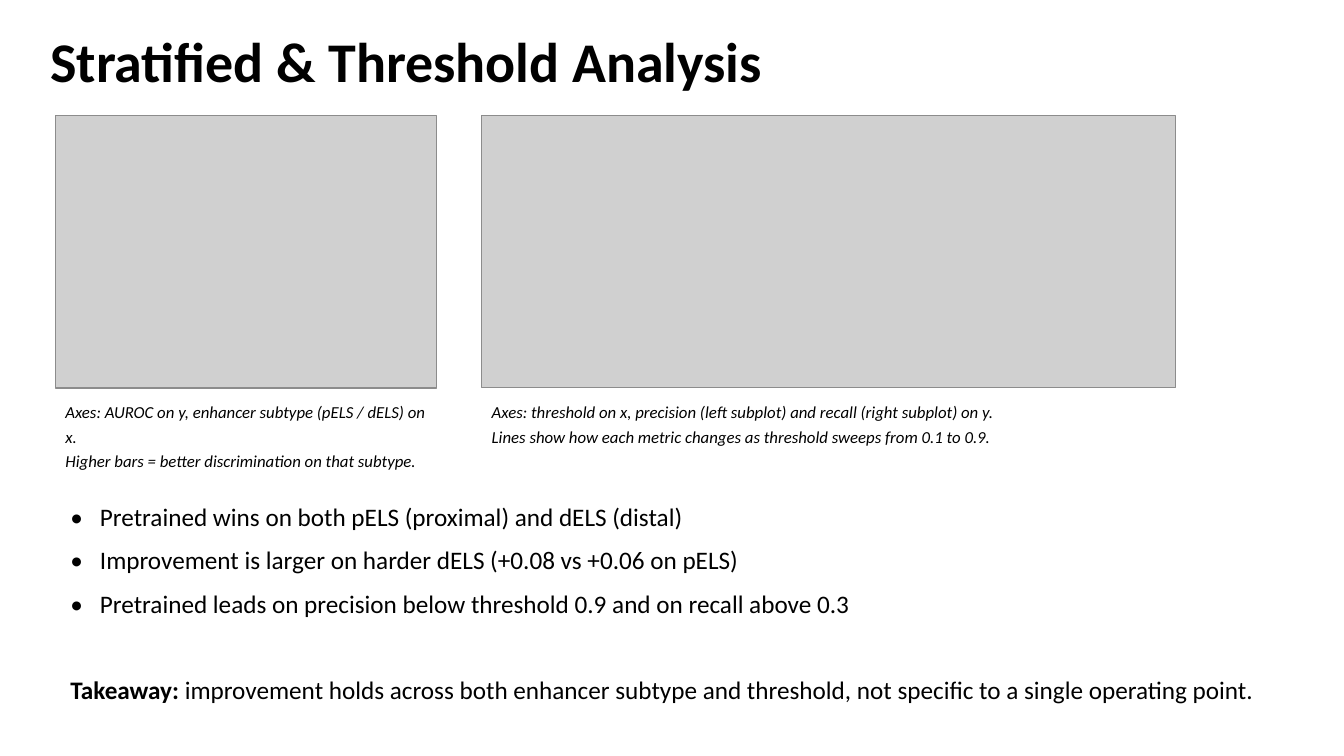
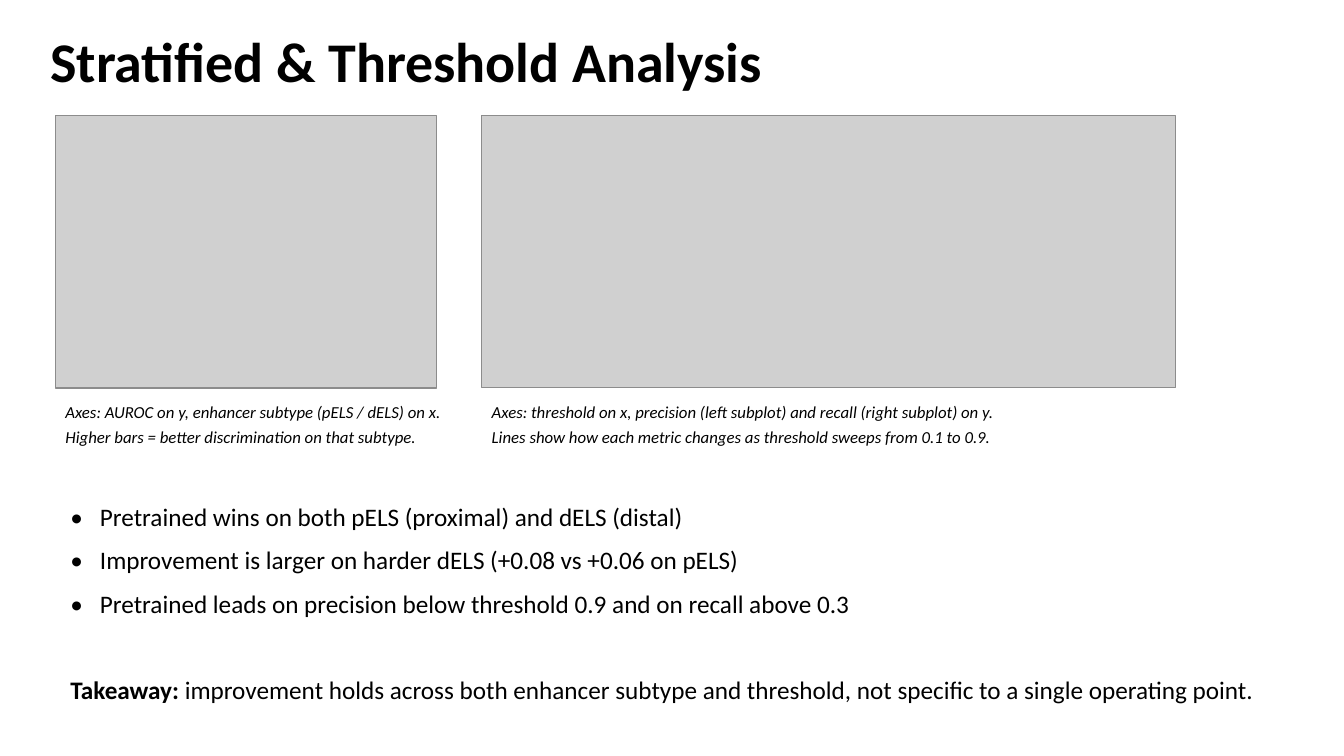
Before and after one commit to hahu1013/enhancer_prediction_k562, a slide deck: slide 9 of slides/K562_enhancer_prediction.pptx. Drawn at 1344x756 pixels with LibreOffice and Linux fonts; fonts in the diff are those of the drawing; grey boxes stand for pictures. Boxes give left, top, right and bottom in pixels: in the first picture for what was removed or moved away, otherwise in the second. Text is boxed around its words. In the diff, an @@ line names an element or a change of style, - is before the commit and + after.

```diff
--- a/slides/K562_enhancer_prediction.pptx
+++ b/slides/K562_enhancer_prediction.pptx
@@ text "Axes: AUROC on y, enhancer ..." rewrapped from [65, 406, 425, 470] to [65, 406, 441, 446] @@
```
Also in this commit, not shown: 10 other slides changed.
